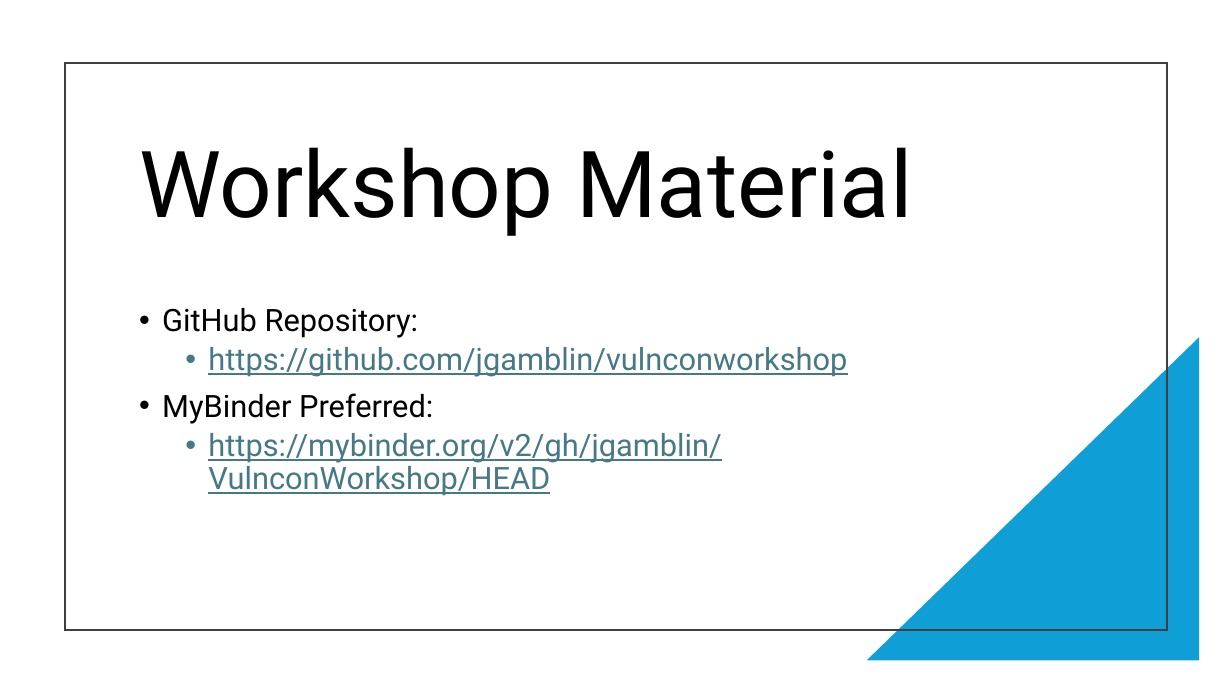
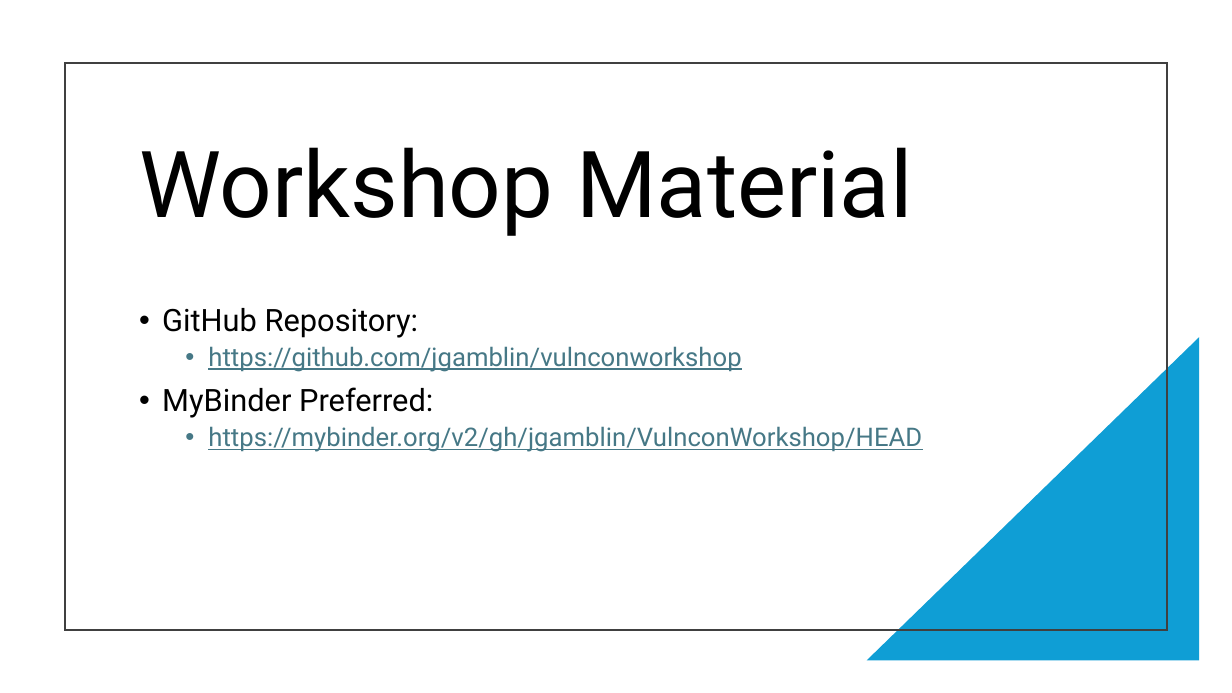
Before and after one commit to jgamblin/VulnconWorkshop, a slide deck: slide 12 of Presentation/Workshop.pptx (slide 11 before the commit). Drawn at 1232x693 pixels with LibreOffice and Linux fonts; fonts in the diff are those of the drawing. Boxes give left, top, right and bottom in pixels: in the first picture for what was removed or moved away, otherwise in the second. Text is boxed around its words. In the diff, an @@ line names an element or a change of style, - is before the commit and + after.

```diff
--- a/Presentation/Workshop.pptx
+++ b/Presentation/Workshop.pptx
@@ text at box(208, 346, 922, 452): size 24 to 20 pt in "https://github.com/jgamblin/vulnconworkshop", "https://mybinder.org/v2/gh/jgamblin/VulnconWorkshop/HEAD" @@
```
Also in this commit, not shown: 1 other slide changed, 1 slide added, 15 other files.
